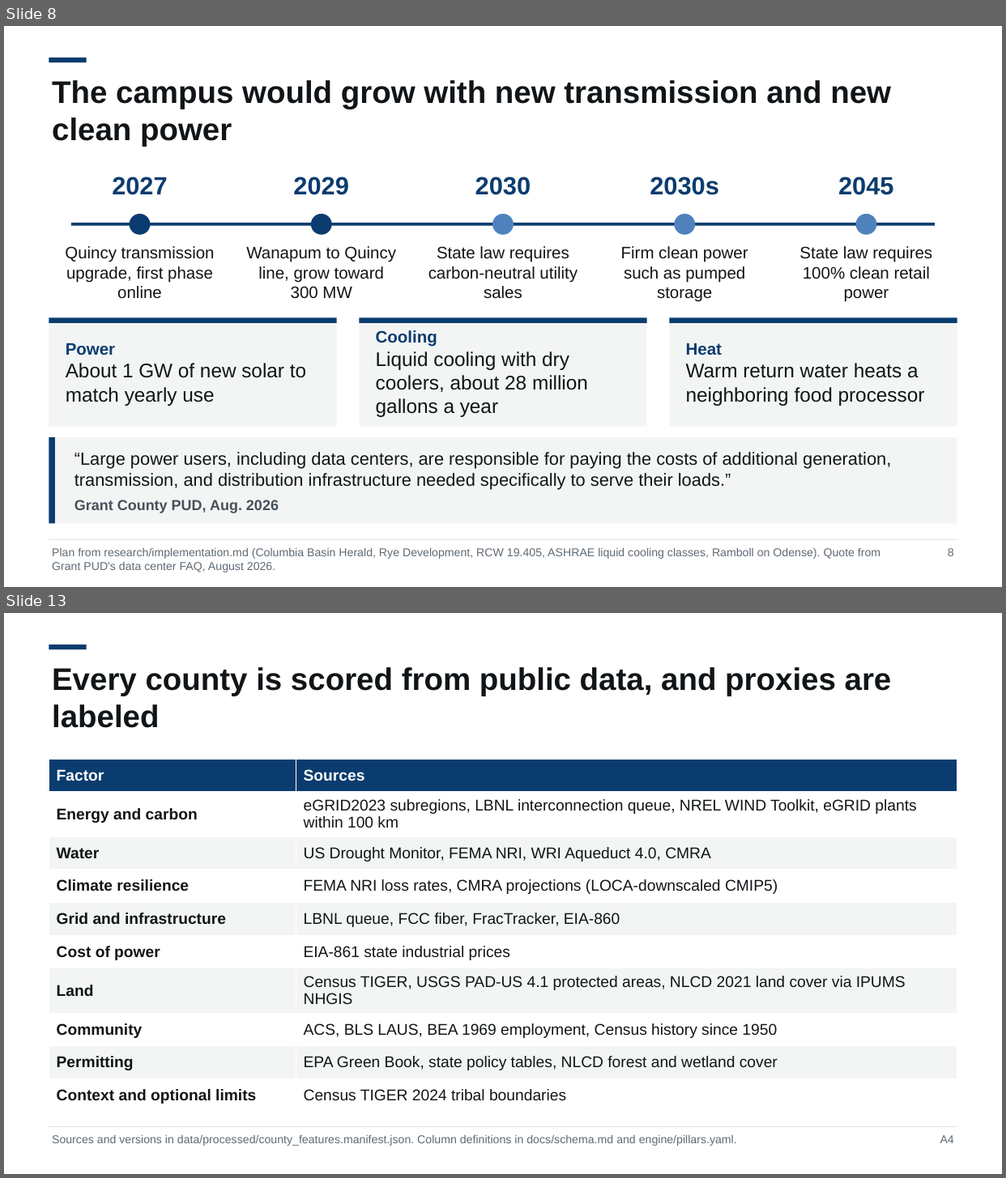
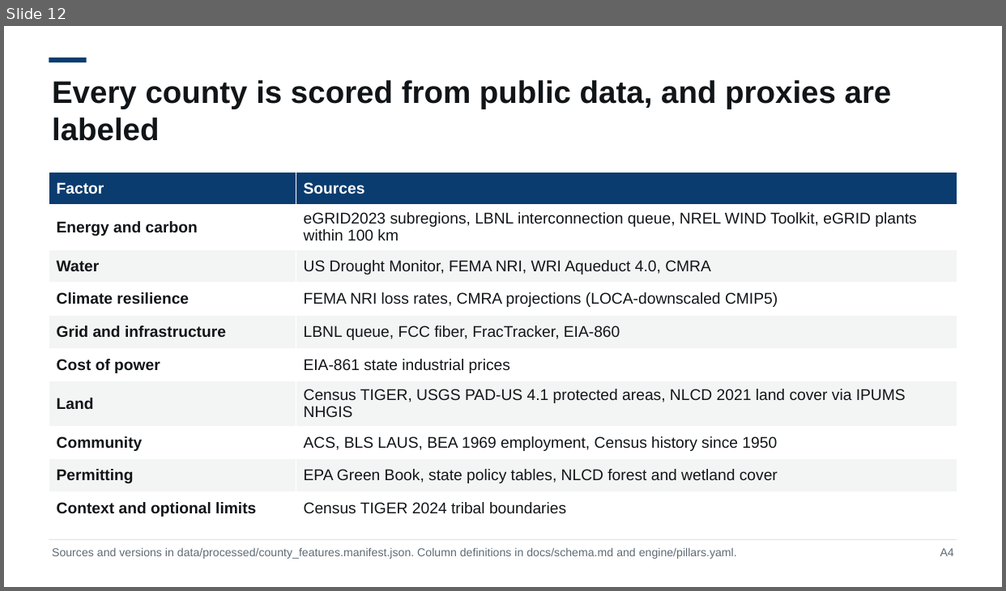
Before and after one commit to NeilKhandelwal/BAC-Hackathon, a slide deck: docs/deck/pitch_template.pptx. Shown one above the other, each under a label of ours: slides 8 and 13 before the commit, slide 12 after it; the slides between them are not shown. The pictures are 1006x1178 and 1006x591 pixels, drawn with LibreOffice and Linux fonts; fonts in the diff are those of the drawing. Boxes give left, top, right and bottom in pixels: in the first picture for what was removed or moved away, otherwise in the second. Text is boxed around its words. In the diff, an @@ line names an element or a change of style, - is before the commit and + after.

Commit message:
Finish round 2 of the deck after the advisor's review
Merge the risk and plan slides, add Whitman to the dollar comparison,
correct the grid carbon range, describe farmland as crops and pasture,
and record the round in the build log.

```diff
--- a/docs/deck/pitch_template.pptx
+++ b/docs/deck/pitch_template.pptx
@@ slide 8 removed at (4,26,1002,587), background #FFFFFF @@
@@ rectangle removed at (49,58,87,62) @@
@@ text removed at (52,80,891,147) @@
-The campus would grow with new transmission and new clean power
@@ text removed at (112,177,167,195) @@
-2027
@@ text removed at (293,177,348,195) @@
-2029
@@ text removed at (475,177,530,195) @@
-2030
@@ text removed at (650,177,719,195) @@
-2030s
@@ text removed at (838,177,893,195) @@
-2045
@@ ellipse removed at (129,214,150,235) @@
@@ ellipse removed at (311,214,332,235) @@
@@ ellipse removed at (493,214,513,235) @@
@@ ellipse removed at (674,214,695,235) @@
@@ ellipse removed at (856,214,877,235) @@
@@ rectangle removed at (71,223,935,226) @@
@@ text removed at (65,246,215,299) @@
-Quincy transmission upgrade, first phase online
@@ text removed at (246,246,396,299) @@
-Wanapum to Quincy line, grow toward 300 MW
@@ text removed at (428,246,577,299) @@
-State law requires carbon-neutral utility sales
@@ text removed at (621,246,748,302) @@
-Firm clean power such as pumped storage
@@ text removed at (799,246,932,302) @@
-State law requires 100% clean retail power
@@ rectangle removed at (49,318,336,426) @@
-Power
-About 1 GW of new solar to match yearly use
@@ rectangle removed at (49,318,336,323) @@
@@ rectangle removed at (359,318,646,426) @@
-Cooling
-Liquid cooling with dry coolers, about 28 million gallons a year
@@ rectangle removed at (359,318,646,323) @@
@@ rectangle removed at (670,318,957,426) @@
-Heat
-Warm return water heats a neighboring food processor
@@ rectangle removed at (670,318,957,323) @@
@@ rectangle removed at (49,437,957,524) @@
@@ rectangle removed at (49,437,55,524) @@
@@ text removed at (74,452,891,514) @@
-“Large power users, including data centers, are responsible for paying the costs of additional generation, transmission, and distribution infrastructure needed specifically to serve their loads.”
-Grant County PUD, Aug. 2026
@@ rectangle removed at (49,540,957,540) @@
@@ text removed at (52,548,880,573) @@
-Plan from research/implementation.md (Columbia Basin Herald, Rye Development, RCW 19.405, ASHRAE liquid cooling classes, Ramboll on Odense). Quote from Grant PUD's data center FAQ, August 2026.
@@ text removed at (948,548,954,557) @@
-8
@@ what was slide 13 is now slide 12 @@
```
Also in this commit, not shown: 9 slides changed, 18 other files.
